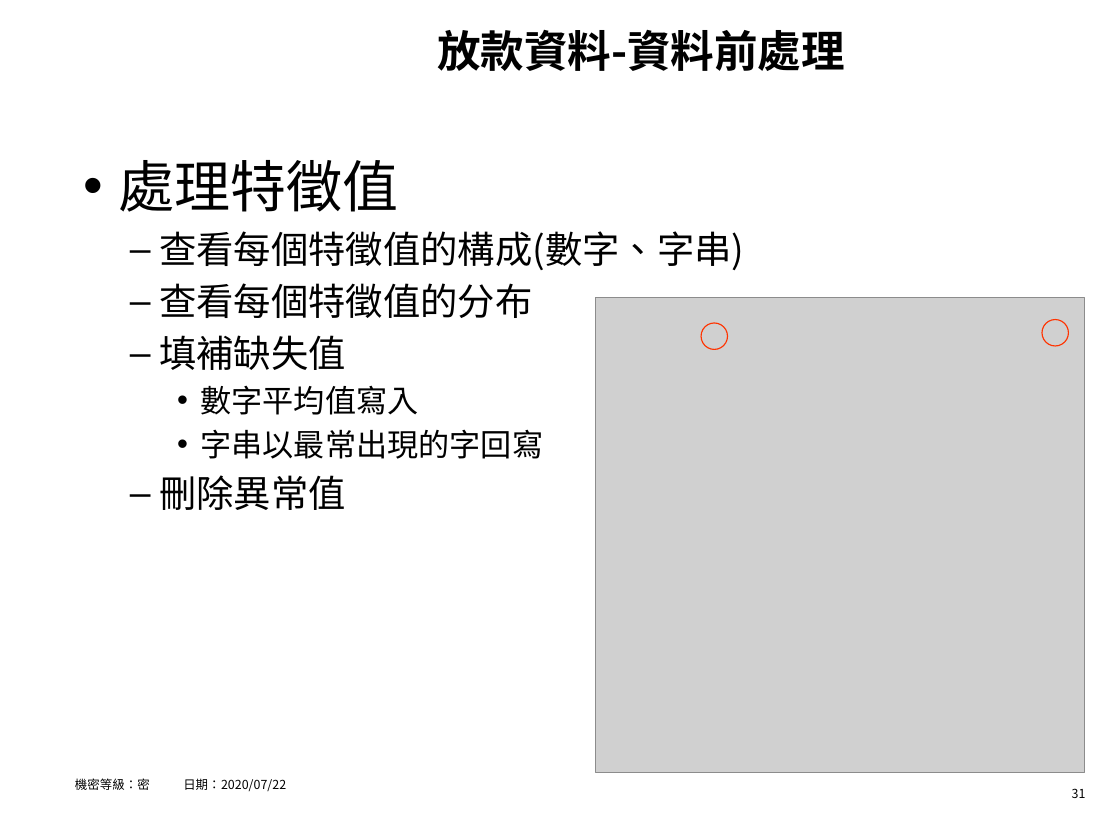
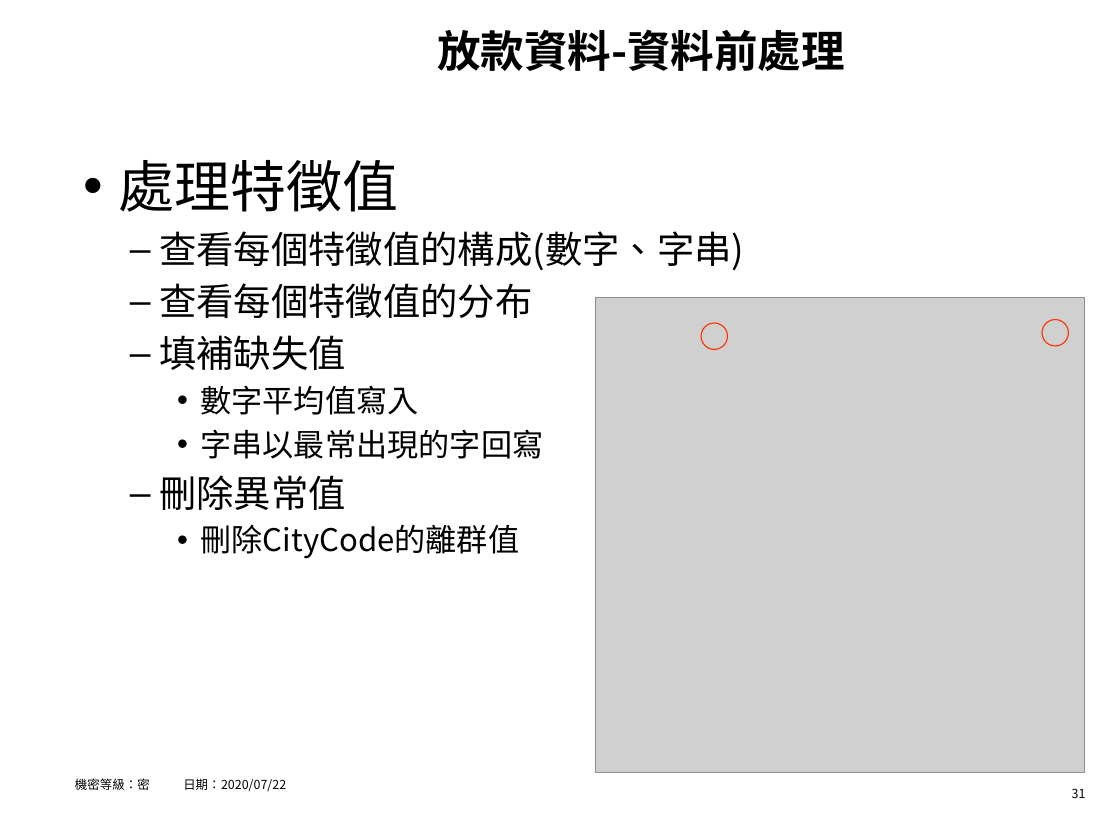
Before and after one commit to hrne/FINAL_REPORT, a slide deck: slide 31 of AI_Report/AI應用-不動產價格預測.pptx. Drawn at 1120x840 pixels with LibreOffice and Linux fonts; fonts in the diff are those of the drawing; grey boxes stand for pictures; background and template pictures are left out. Boxes give left, top, right and bottom in pixels: in the first picture for what was removed or moved away, otherwise in the second. Text is boxed around its words. In the diff, an @@ line names an element or a change of style, - is before the commit and + after.

```diff
--- a/AI_Report/AI應用-不動產價格預測.pptx
+++ b/AI_Report/AI應用-不動產價格預測.pptx
@@ text at (x1=200, y1=524, x2=519, y2=559): paragraph added @@
+    • 刪除CityCode的離群值
```
Also in this commit, not shown: 13 other slides changed.
